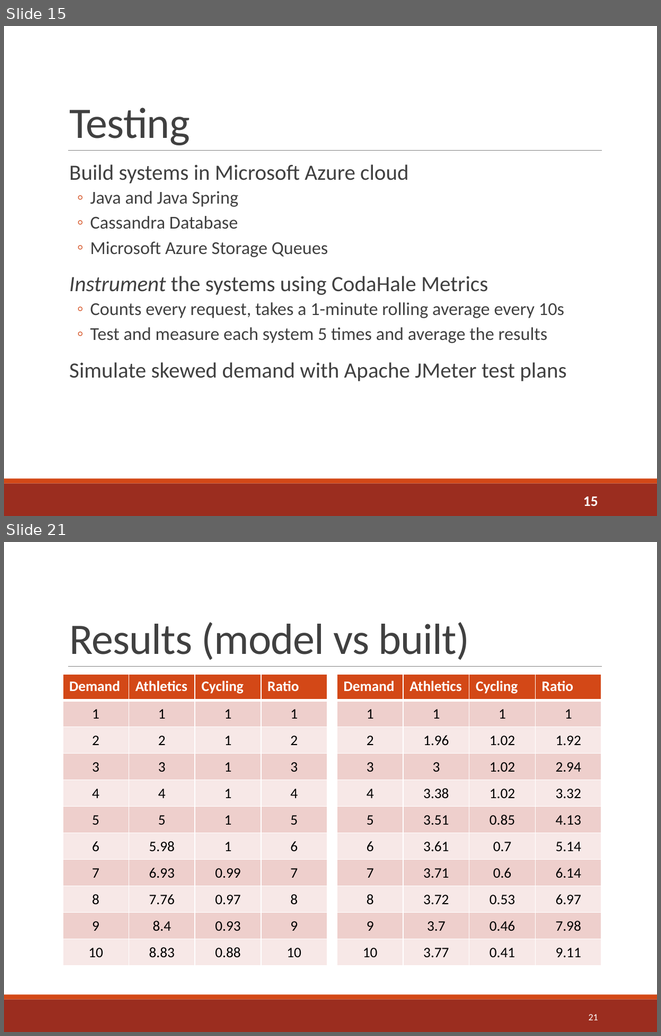
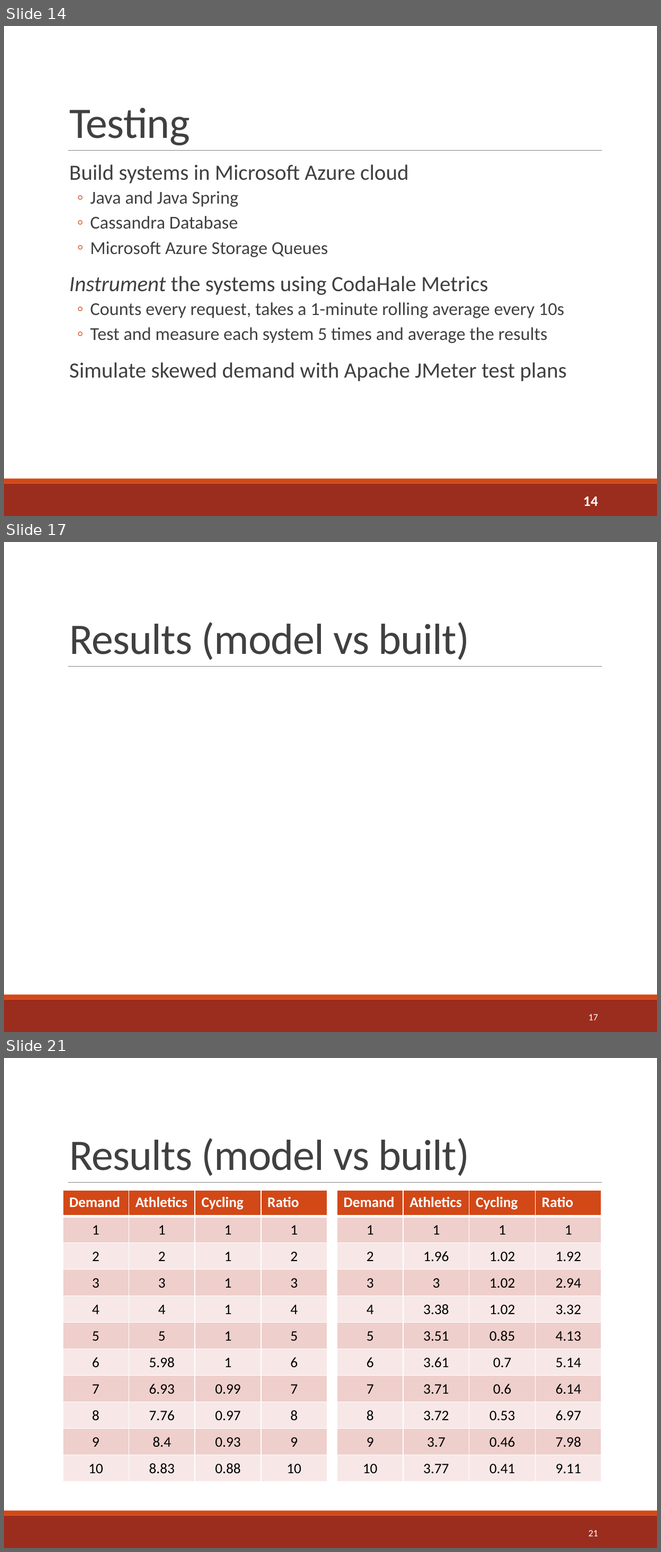
Before and after one commit to sshephard2/skewed-modelling, a slide deck: Presentation/Performance modelling of skewed demand in complex systems.pptx. Shown one above the other, each under a label of ours: slides 15 and 21 before the commit, slides 14, 17 and 21 after it; the slides between them are not shown. The pictures are 661x1036 and 661x1552 pixels, drawn with LibreOffice and Linux fonts; fonts in the diff are those of the drawing. Boxes give left, top, right and bottom in pixels: in the first picture for what was removed or moved away, otherwise in the second. Text is boxed around its words. In the diff, an @@ line names an element or a change of style, - is before the commit and + after.

```diff
--- a/Presentation/Performance modelling of skewed demand in complex systems.pptx
+++ b/Presentation/Performance modelling of skewed demand in complex systems.pptx
@@ slide 17 added at [4,542,657,1032], background #FFFFFF; not listed: 3 template elements that a slide beside it also shows @@
@@ title added at [69,622,469,660], 48 pt, text #404040 @@
+Results (model vs built)
@@ page number added at [589,1014,598,1020], 10.5 pt, text #FFFFFF @@
+17
@@ what was slide 15 is now slide 14 @@
@@ page number at [583,496,598,506]: text changed @@
-15
+14
```
Also in this commit, not shown: 6 slides changed, 1 other slide added, 2 slides removed.
